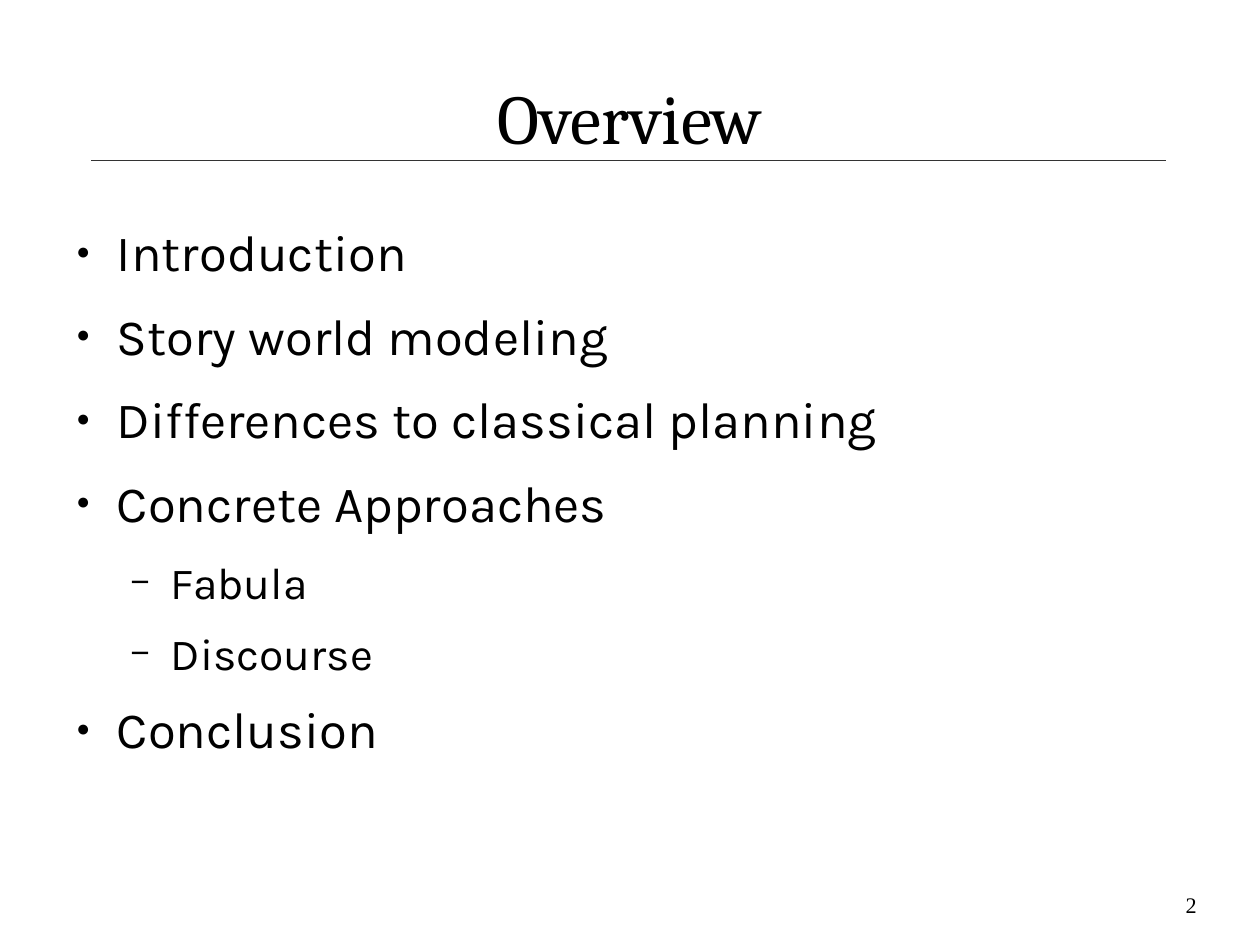
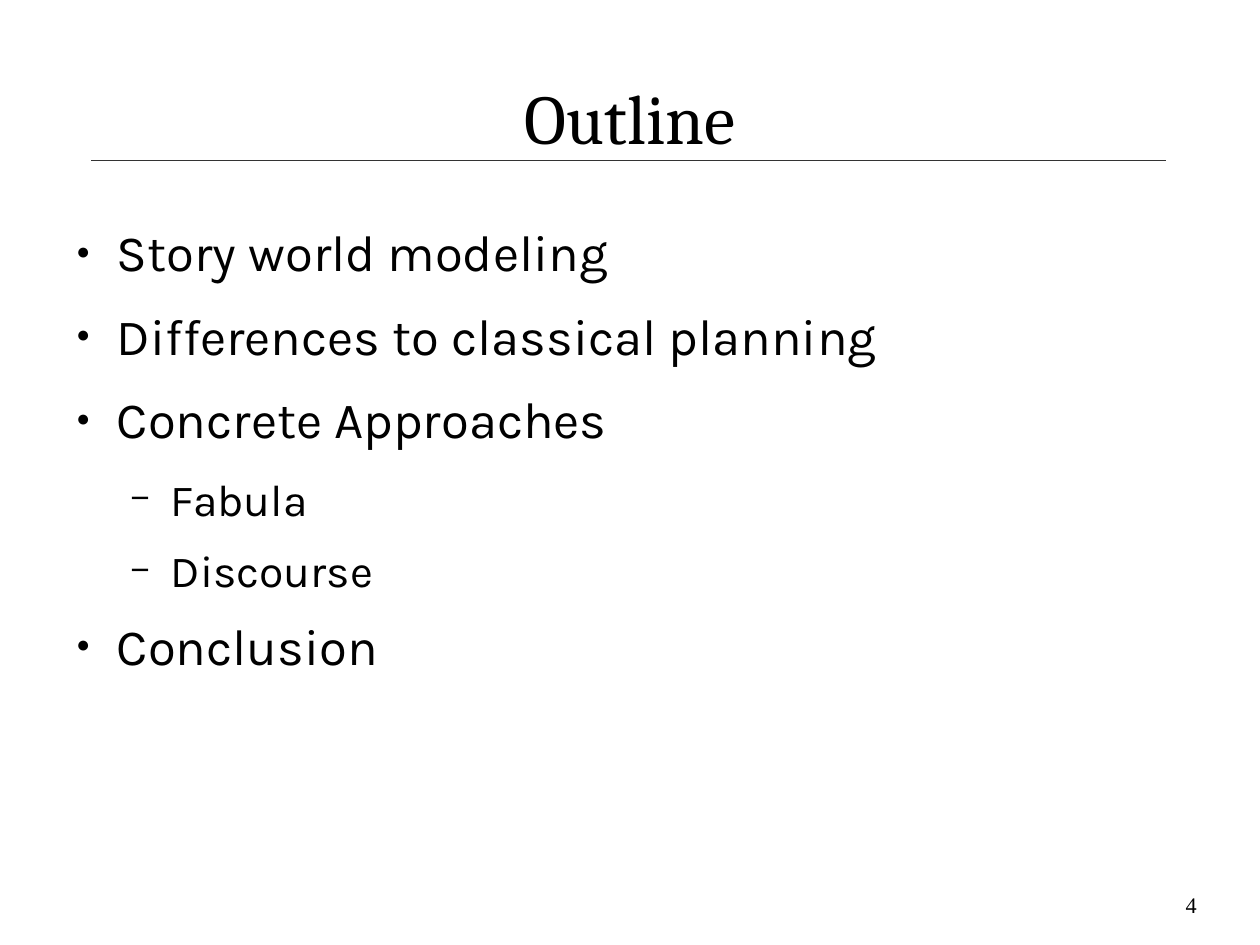
Before and after one commit to IllDepence/ai_seminar, a slide deck: slide 4 of praes/praes.odp (slide 2 before the commit). Drawn at 1260x945 pixels with LibreOffice and Linux fonts; fonts in the diff are those of the drawing. Boxes give left, top, right and bottom in pixels: in the first picture for what was removed or moved away, otherwise in the second. Text is boxed around its words. In the diff, an @@ line names an element or a change of style, - is before the commit and + after.

```diff
--- a/praes/praes.odp
+++ b/praes/praes.odp
@@ title at bbox=[524, 95, 735, 145]: text changed @@
-Overview
+Outline
@@ text at bbox=[117, 236, 407, 272]: paragraph removed @@
-● Introduction
@@ page number at bbox=[1186, 898, 1197, 913]: text changed @@
-2
+4
```
Also in this commit, not shown: 2 other slides changed, 8 slides added.
